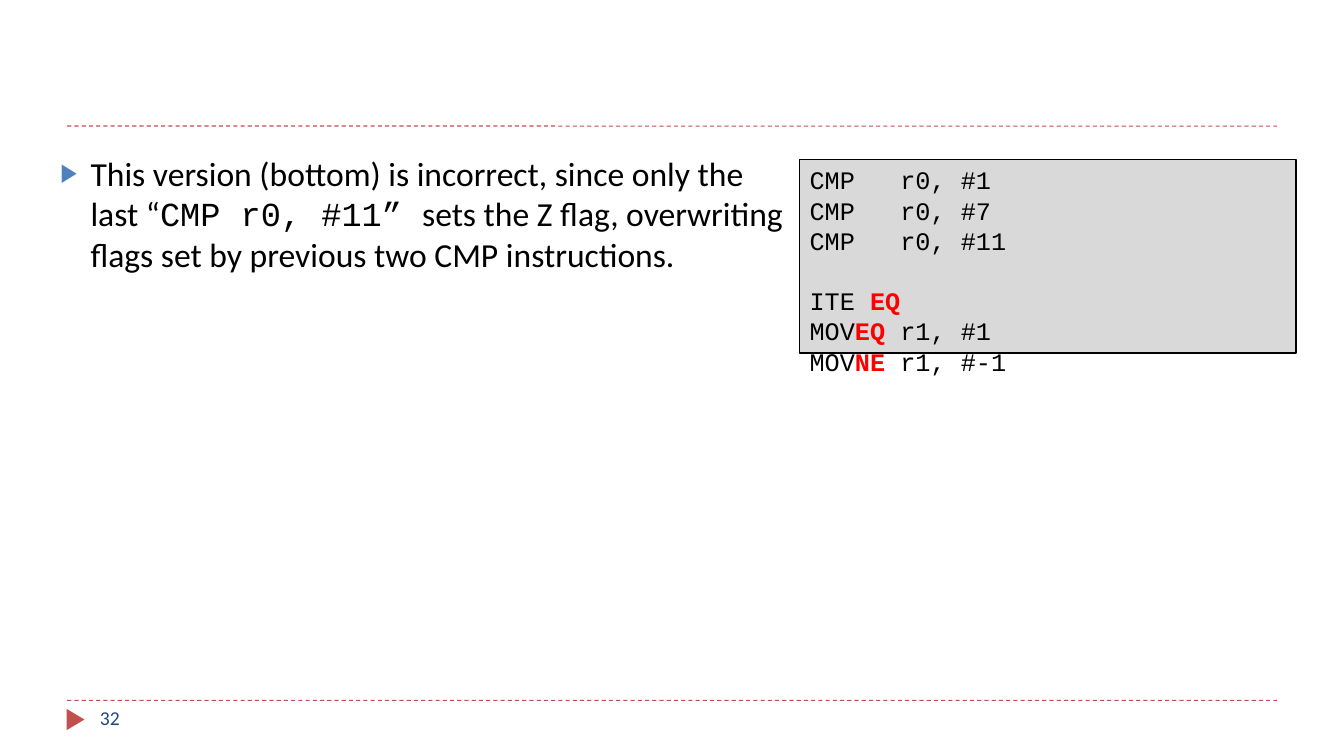
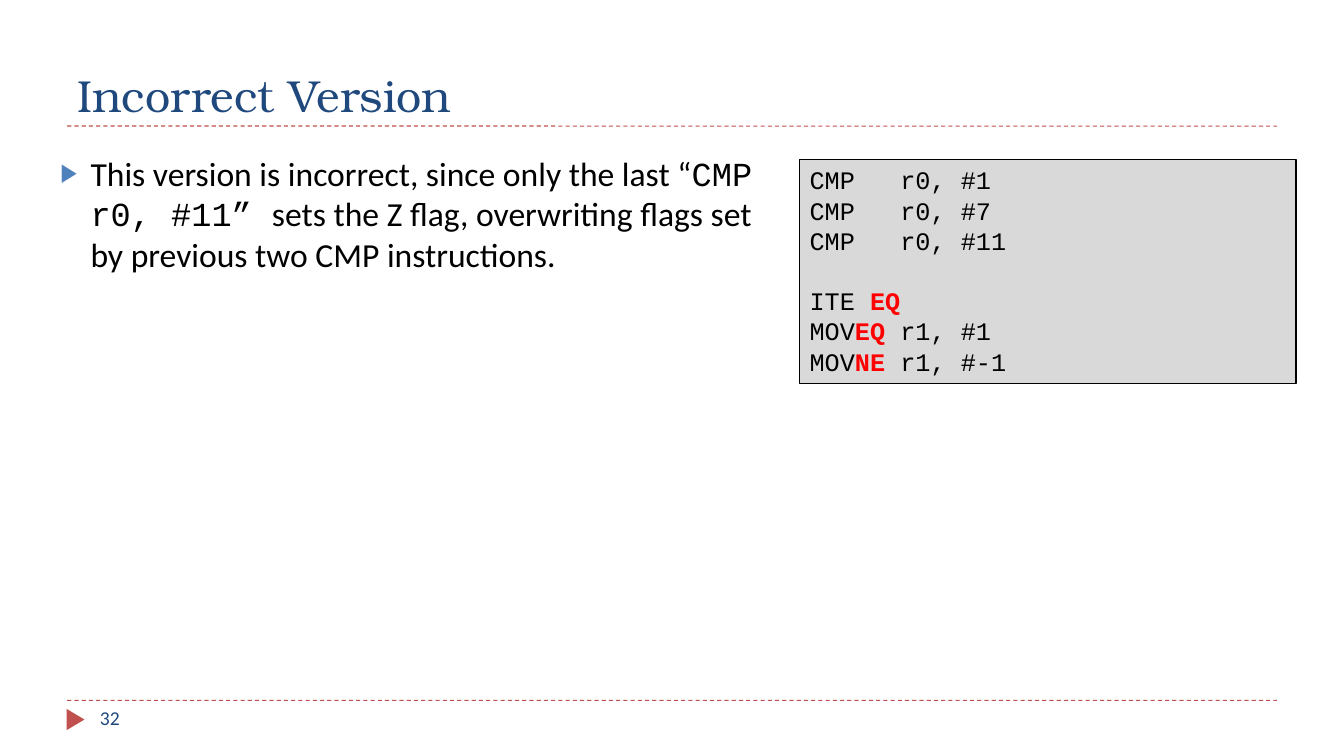
Before and after one commit to guhofstra/CSC111Fa26, a slide deck: slide 32 of PPTs/Ch6_ARM_Control_Flow.pptx. Drawn at 1344x756 pixels with LibreOffice and Linux fonts; fonts in the diff are those of the drawing. Boxes give left, top, right and bottom in pixels: in the first picture for what was removed or moved away, otherwise in the second. Text is boxed around its words. In the diff, an @@ line names an element or a change of style, - is before the commit and + after.

```diff
--- a/PPTs/Ch6_ARM_Control_Flow.pptx
+++ b/PPTs/Ch6_ARM_Control_Flow.pptx
@@ title added at [77, 81, 451, 113], 32 pt, text #1F497D @@
+Incorrect Version
@@ text at [91, 162, 752, 273]: text changed @@
-▶ This version (bottom) is incorrect, since only the last “CMP r0, #11” sets the Z flag, overwriting flags set by previous two CMP instructions.
+▶ This version is incorrect, since only the last “CMP r0, #11” sets the Z flag, overwriting flags set by previous two CMP instructions.
@@ rectangle "CMP r0, #1": place and size @@
-rectangle "CMP r0, #1" at [800, 159, 1296, 353]
+rectangle "CMP r0, #1" at [800, 159, 1296, 383]
```
Also in this commit, not shown: 18 other slides changed, 2 slides removed, 3 other files.
